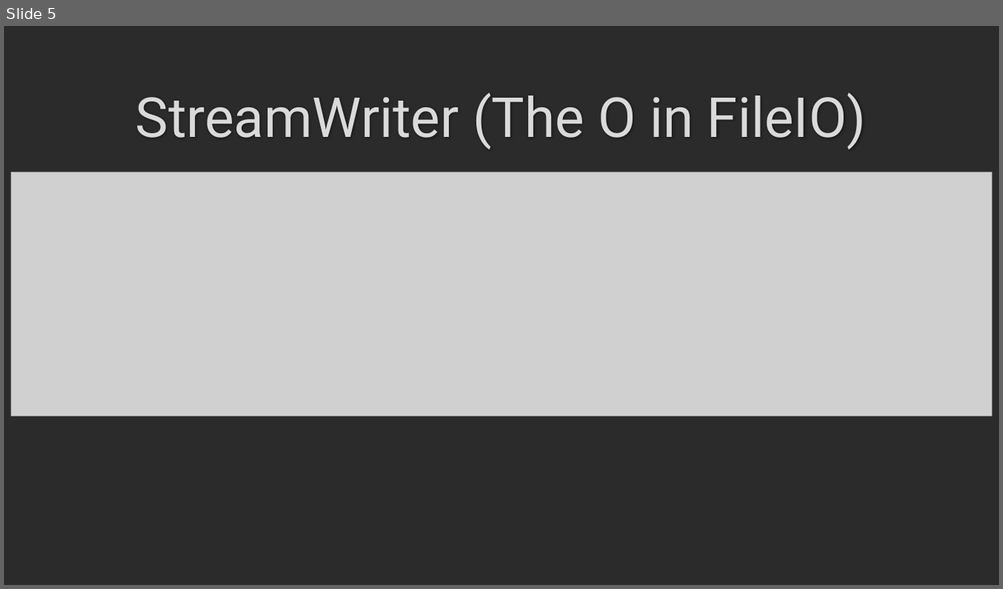
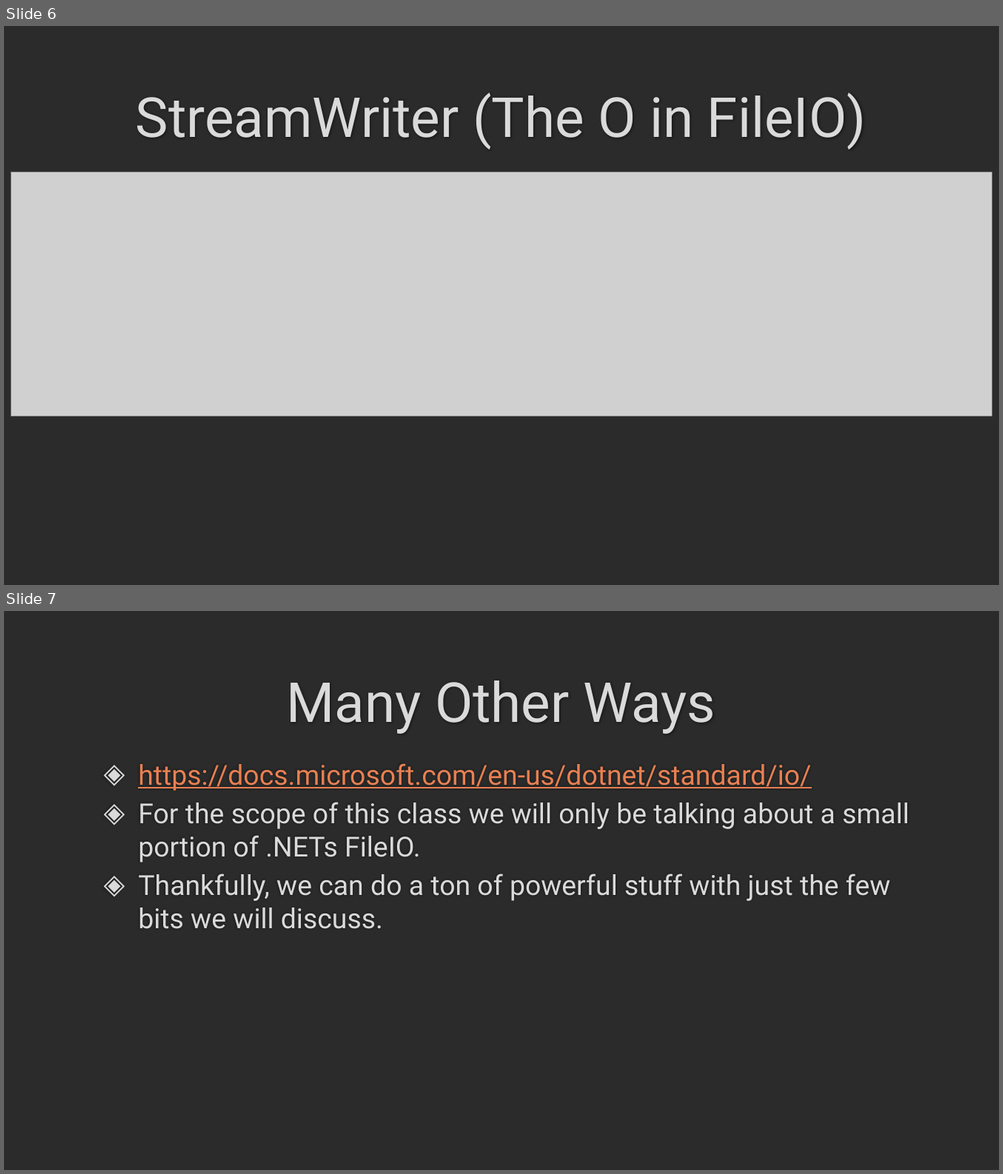
Before and after one commit to darrare/CS-3020, a slide deck: Documents/Powerpoints/3.0 FileIO.pptx. Shown one above the other, each under a label of ours: slide 5 before the commit, slides 6 and 7 after it. The pictures are 1003x589 and 1003x1174 pixels, drawn with LibreOffice and Linux fonts; fonts in the diff are those of the drawing; grey boxes stand for pictures; background and template pictures are left out; a plain dark background stands for a picture behind light text. Boxes give left, top, right and bottom in pixels: in the first picture for what was removed or moved away, otherwise in the second. Text is boxed around its words. In the diff, an @@ line names an element or a change of style, - is before the commit and + after.

```diff
--- a/Documents/Powerpoints/3.0 FileIO.pptx
+++ b/Documents/Powerpoints/3.0 FileIO.pptx
@@ slide 7 added at [4, 611, 999, 1170], background picture (left out) @@
@@ title added at [287, 681, 715, 734], 40 pt, text #DADADA @@
+Many Other Ways
@@ text added at [138, 763, 909, 929], 20 pt, text #DADADA @@
+◈ https://docs.microsoft.com/en-us/dotnet/standard/io/
+◈ For the scope of this class we will only be talking about a small portion of .NETs FileIO.
+◈ Thankfully, we can do a ton of powerful stuff with just the few bits we will discuss.
@@ what was slide 5 is now slide 6 @@
```
Also in this commit, not shown: 2 other slides added, 6 other files.
